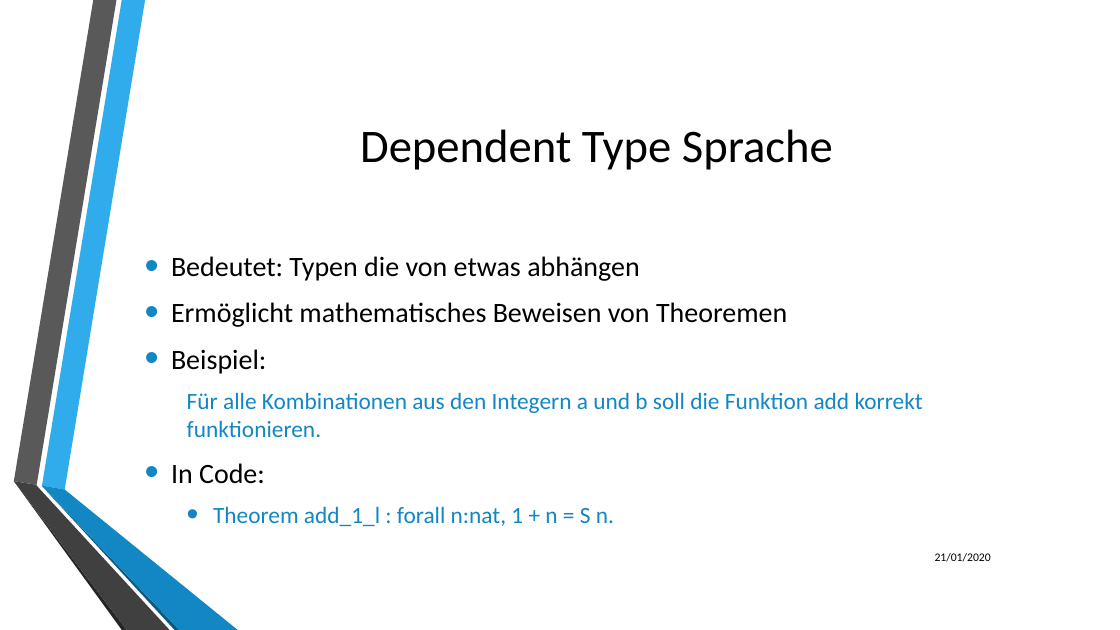
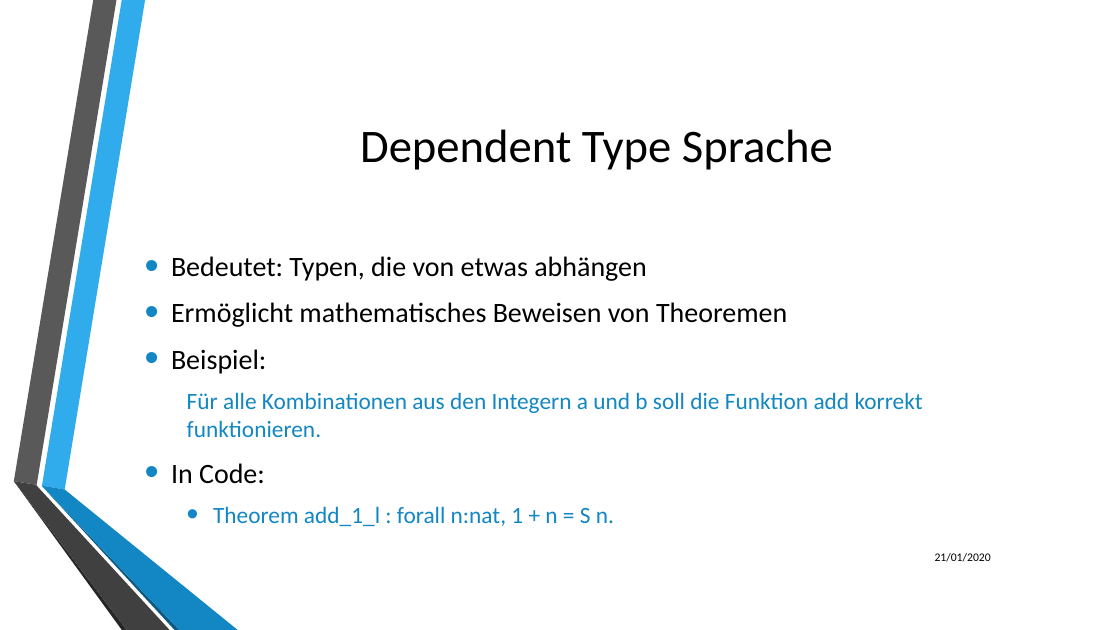
Before and after one commit to LukasKiederle/seminar-coq, a slide deck: slide 11 of final-presentation.pptx. Drawn at 1120x630 pixels with LibreOffice and Linux fonts; fonts in the diff are those of the drawing; background and template pictures are left out. Boxes give left, top, right and bottom in pixels: in the first picture for what was removed or moved away, otherwise in the second. Text is boxed around its words. In the diff, an @@ line names an element or a change of style, - is before the commit and + after.

```diff
--- a/final-presentation.pptx
+++ b/final-presentation.pptx
@@ text at (171,256,646,281): text changed @@
-• Bedeutet: Typen die von etwas abhängen
+• Bedeutet: Typen, die von etwas abhängen
```
Also in this commit, not shown: 11 other slides changed.
